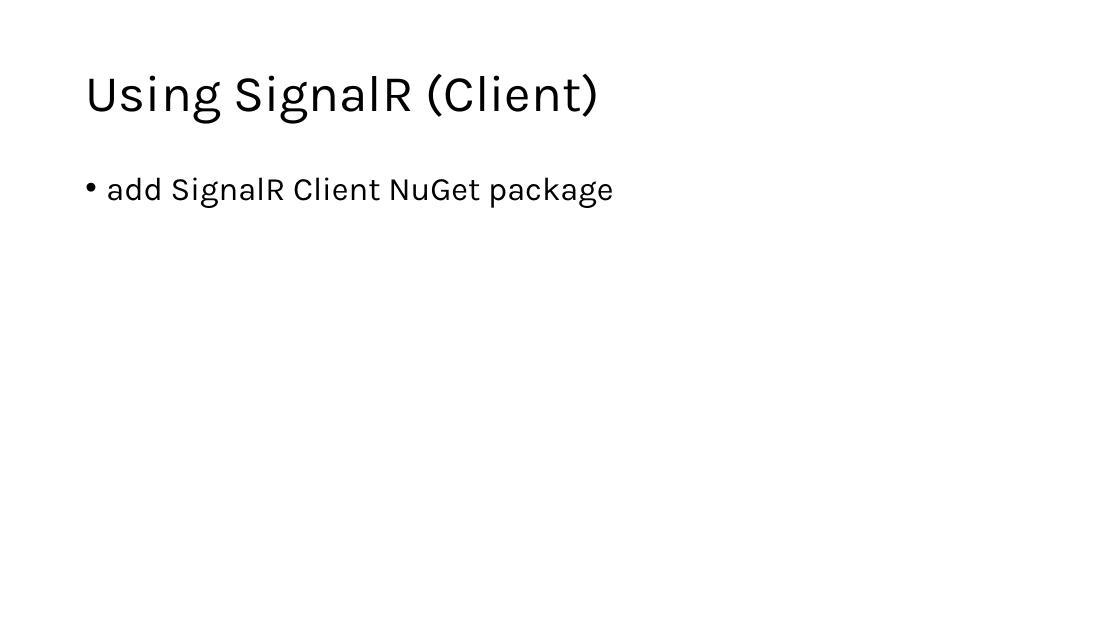
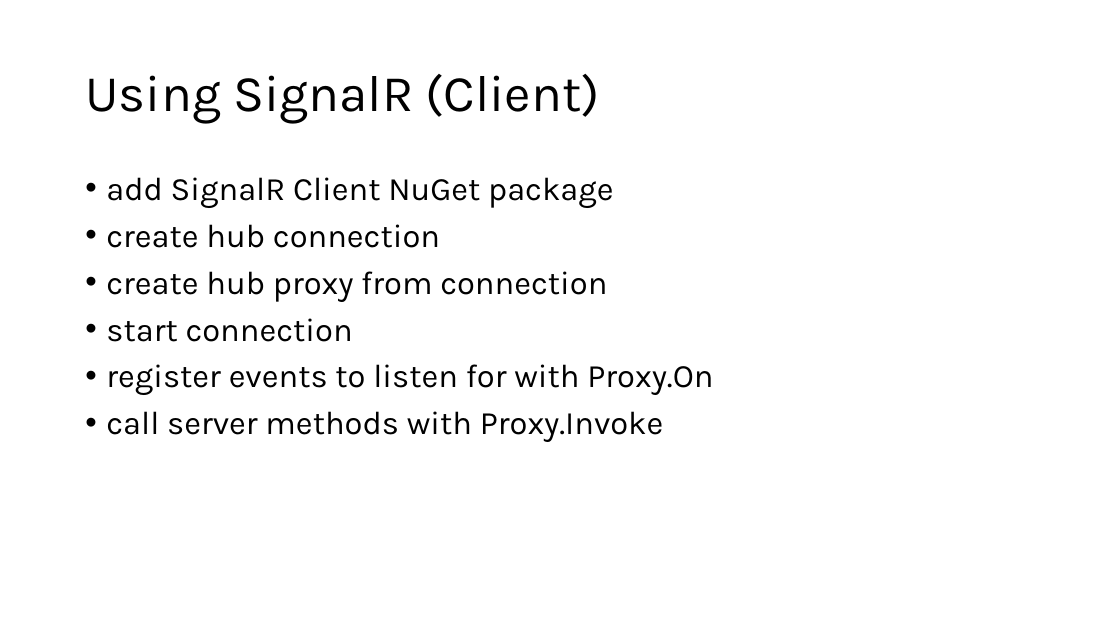
Before and after one commit to robinsedlaczek/SignalRDemo, a slide deck: slide 10 of SignalR.pptx. Drawn at 1120x630 pixels with LibreOffice and Linux fonts; fonts in the diff are those of the drawing. Boxes give left, top, right and bottom in pixels: in the first picture for what was removed or moved away, otherwise in the second. Text is boxed around its words. In the diff, an @@ line names an element or a change of style, - is before the commit and + after.

Commit message:
Adapt SignalR presentation.

```diff
--- a/SignalR.pptx
+++ b/SignalR.pptx
@@ text at (x1=106, y1=224, x2=713, y2=442): paragraphs added @@
+• create hub connection
+• create hub proxy from connection
+• start connection
+• register events to listen for with Proxy.On
+• call server methods with Proxy.Invoke
```
Also in this commit, not shown: 1 other slide changed.
